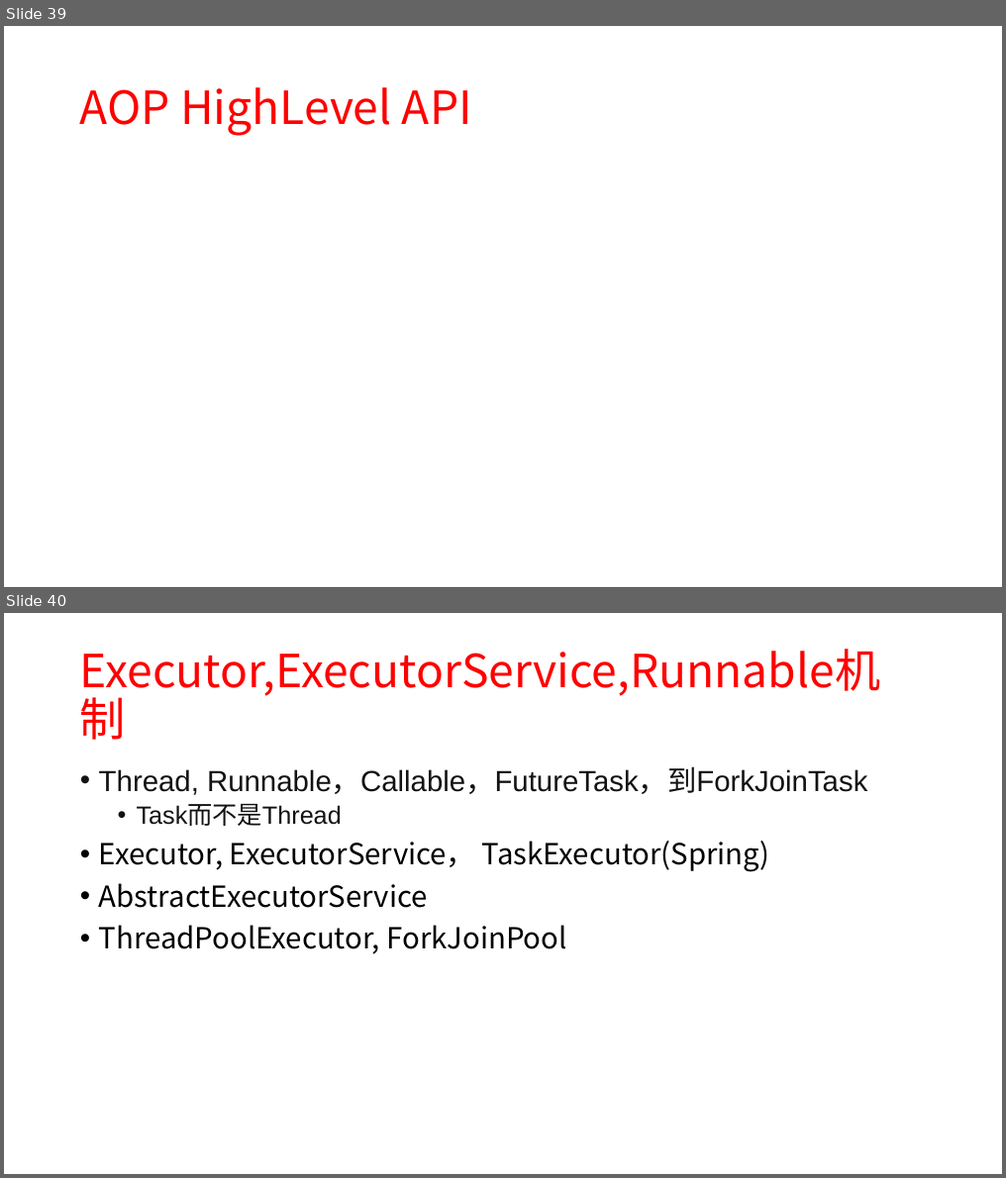
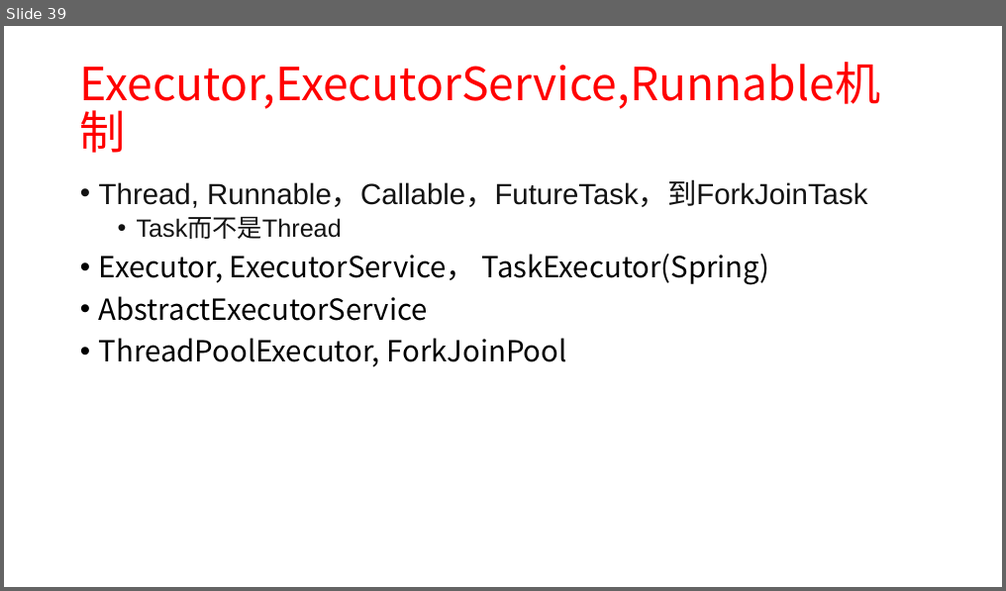
Before and after one commit to xiaozhiliaoo/my-slides, a slide deck: prepare/从crud, pattern, ooad到ddd-软件设计启示.pptx. Shown one above the other, each under a label of ours: slides 39 and 40 before the commit, slide 39 after it. The pictures are 1006x1178 and 1006x591 pixels, drawn with LibreOffice and Linux fonts; fonts in the diff are those of the drawing. Boxes give left, top, right and bottom in pixels: in the first picture for what was removed or moved away, otherwise in the second. Text is boxed around its words. In the diff, an @@ line names an element or a change of style, - is before the commit and + after.

```diff
--- a/prepare/从crud, pattern, ooad到ddd-软件设计启示.pptx
+++ b/prepare/从crud, pattern, ooad到ddd-软件设计启示.pptx
@@ slide 39 removed at (4,26,1002,587), background #FFFFFF @@
@@ title removed at (80,87,472,136) @@
-AOP HighLevel API
@@ what was slide 40 is now slide 39 @@
```
Also in this commit, not shown: 7 slides changed, 3 slides added, 1 other slide removed, 2 other files.
